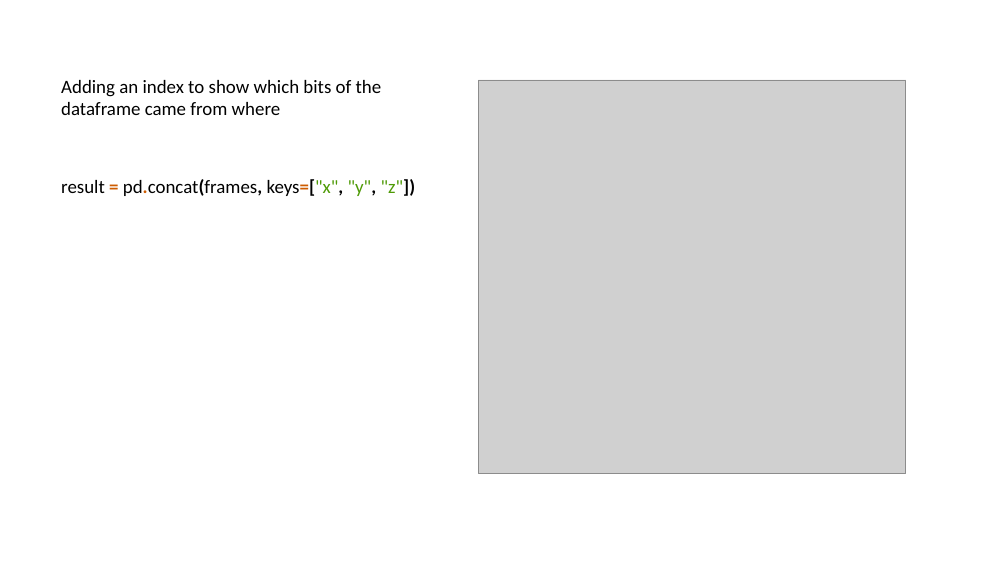
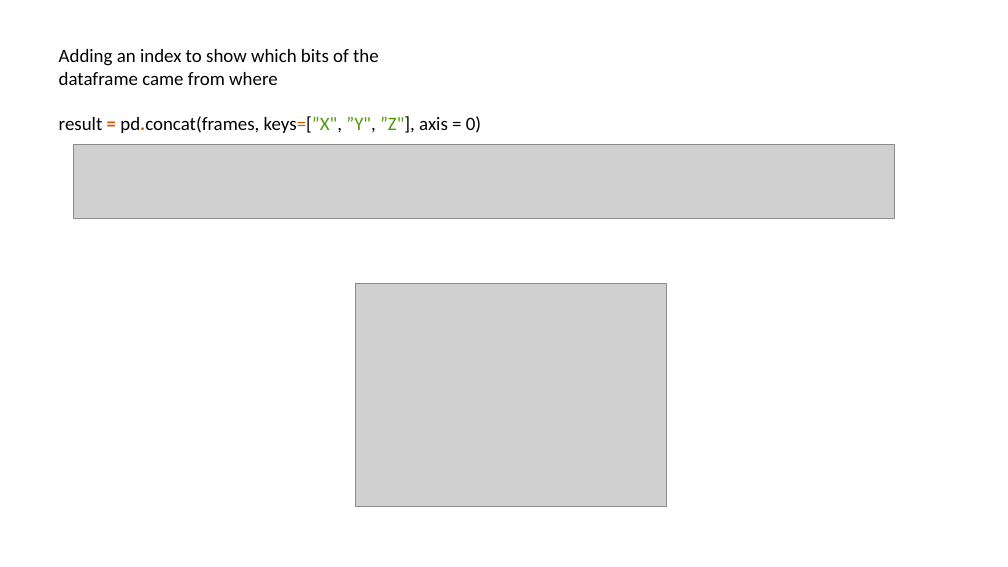
Before and after one commit to nicksavill/DEB_development, a slide deck: slide 6 of Week_5/Joining_merging.pptx (slide 5 before the commit). Drawn at 1008x567 pixels with LibreOffice and Linux fonts; fonts in the diff are those of the drawing; grey boxes stand for pictures. Boxes give left, top, right and bottom in pixels: in the first picture for what was removed or moved away, otherwise in the second. Text is boxed around its words. In the diff, an @@ line names an element or a change of style, - is before the commit and + after.

```diff
--- a/Week_5/Joining_merging.pptx
+++ b/Week_5/Joining_merging.pptx
@@ text "Adding an index to show ...": place and size @@
-text "Adding an index to show ..." at bbox=[61, 80, 382, 115]
+text "Adding an index to show ..." at bbox=[59, 49, 379, 85]
@@ picture removed at bbox=[479, 80, 906, 474] @@
@@ text at bbox=[59, 116, 481, 133]: text changed @@
-result = pd.concat(frames, keys=["x", "y", "z"])
+result = pd.concat(frames, keys=[”X", ”Y", ”Z"], axis = 0)
@@ picture added at bbox=[73, 144, 895, 218] @@
@@ picture added at bbox=[355, 284, 666, 506] @@
```
Also in this commit, not shown: 3 other slides changed, 10 slides added, 1 slide removed, 18 other files.
